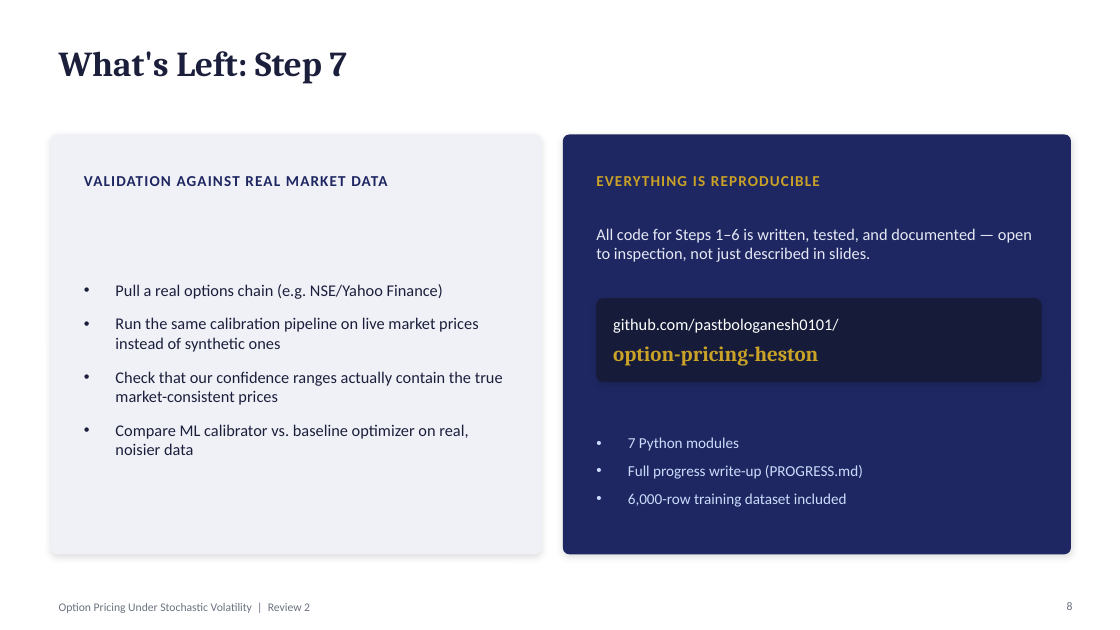
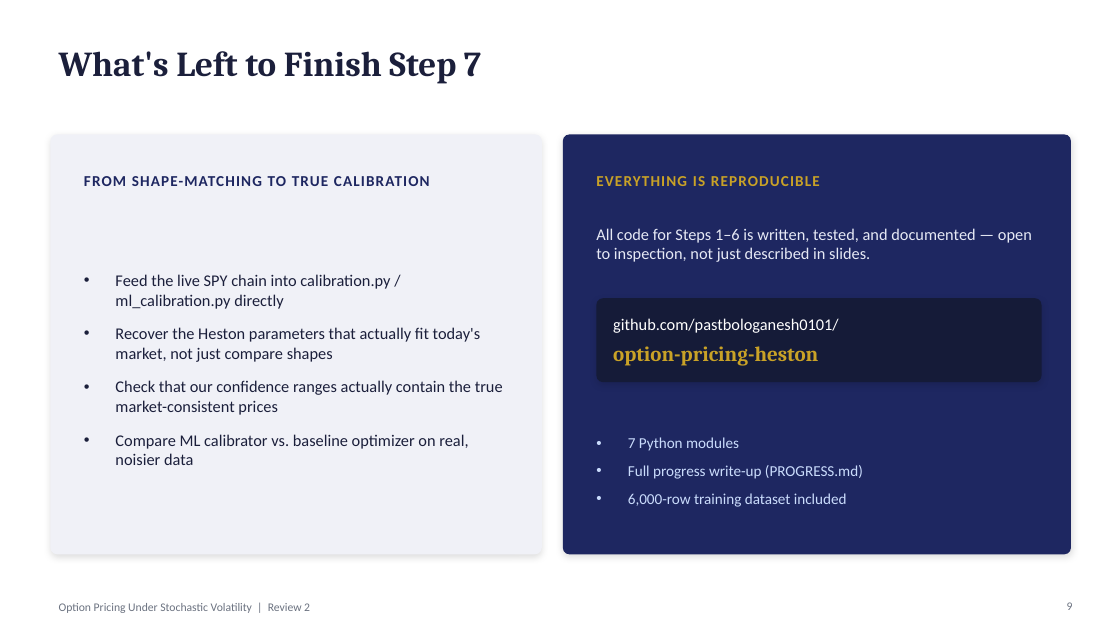
Before and after one commit to pastbologanesh0101/option-pricing-heston, a slide deck: slide 9 of slides/Review2_ProgressUpdate.pptx (slide 8 before the commit). Drawn at 1120x630 pixels with LibreOffice and Linux fonts; fonts in the diff are those of the drawing. Boxes give left, top, right and bottom in pixels: in the first picture for what was removed or moved away, otherwise in the second. Text is boxed around its words. In the diff, an @@ line names an element or a change of style, - is before the commit and + after.

```diff
--- a/slides/Review2_ProgressUpdate.pptx
+++ b/slides/Review2_ProgressUpdate.pptx
@@ title at (59, 51, 481, 84): text changed @@
-What's Left: Step 7
+What's Left to Finish Step 7
@@ text at (84, 176, 430, 186): text changed @@
-VALIDATION AGAINST REAL MARKET DATA
+FROM SHAPE-MATCHING TO TRUE CALIBRATION
@@ text at (115, 274, 480, 362): text changed @@
-• Pull a real options chain (e.g. NSE/Yahoo Finance)
-• Run the same calibration pipeline on live market prices instead of synthetic ones
+• Feed the live SPY chain into calibration.py / ml_calibration.py directly
+• Recover the Heston parameters that actually fit today's market, not just compare shapes
@@ page number at (1067, 602, 1073, 610): text changed @@
-8
+9
```
Also in this commit, not shown: 1 other slide changed, 1 slide added, 5 other files.
